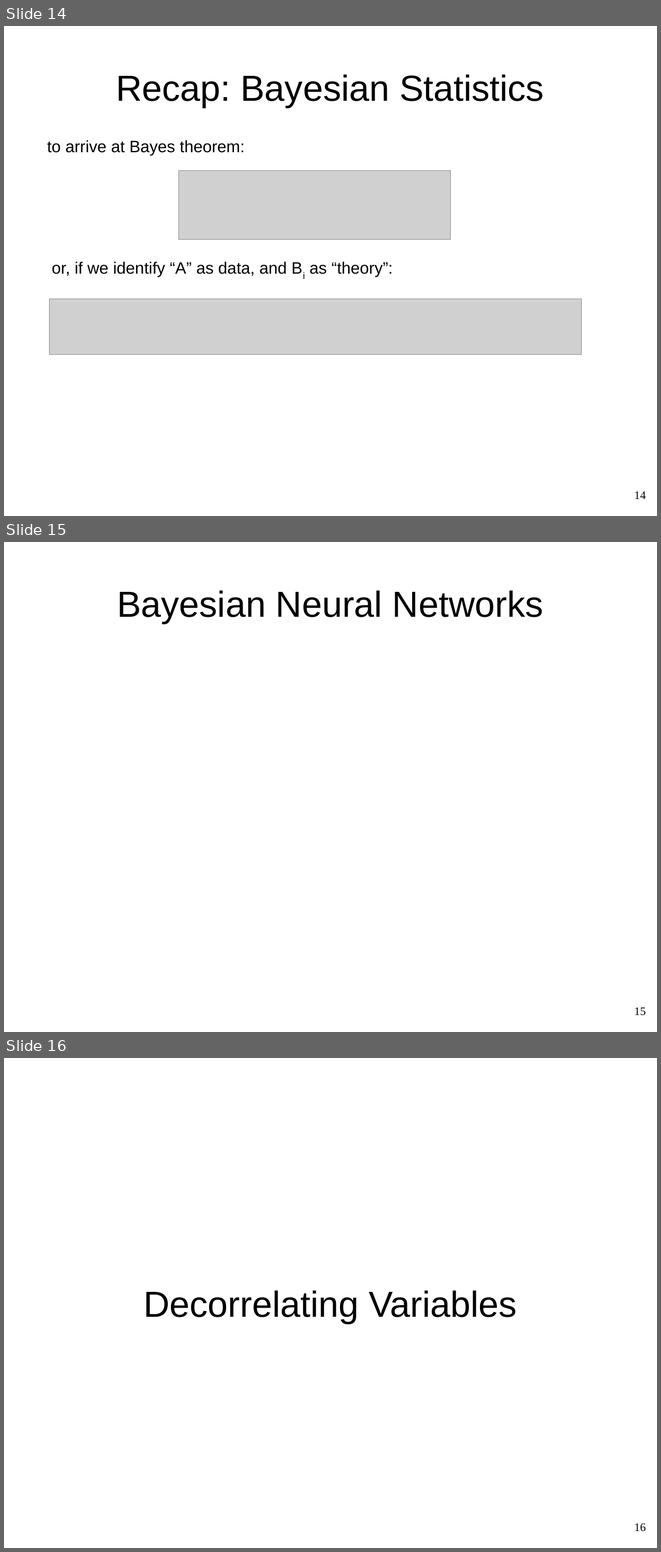
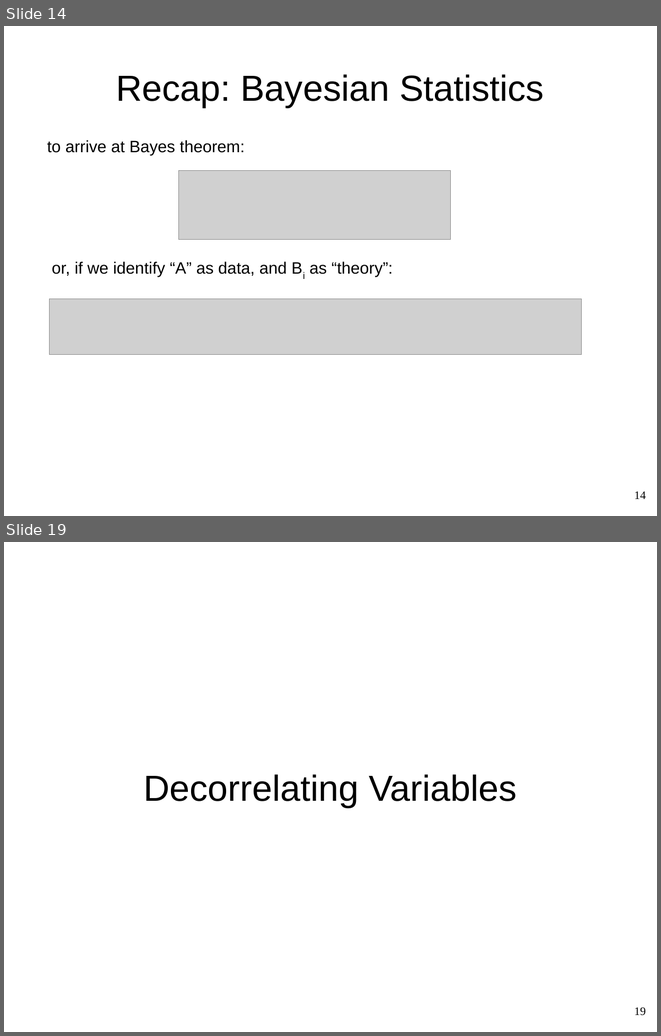
Before and after one commit to WolfgangWaltenberger/winterschool, a slide deck: systematics.odp. Shown one above the other, each under a label of ours: slides 14, 15 and 16 before the commit, slides 14 and 19 after it; the slides between them are not shown. The pictures are 661x1552 and 661x1036 pixels, drawn with LibreOffice and Linux fonts; fonts in the diff are those of the drawing; grey boxes stand for pictures. Boxes give left, top, right and bottom in pixels: in the first picture for what was removed or moved away, otherwise in the second. Text is boxed around its words. In the diff, an @@ line names an element or a change of style, - is before the commit and + after.

```diff
--- a/systematics.odp
+++ b/systematics.odp
@@ slide 15 removed at (4, 542, 657, 1032), background #FFFFFF @@
@@ title removed at (117, 590, 543, 623) @@
-Bayesian Neural Networks
@@ page number removed at (634, 1007, 646, 1015) @@
-15
@@ what was slide 16 is now slide 19 @@
@@ page number at (634, 1007, 646, 1015): text changed @@
-16
+19
```
Also in this commit, not shown: 3 slides changed, 7 slides added, 1 other slide removed, 1 other file.
